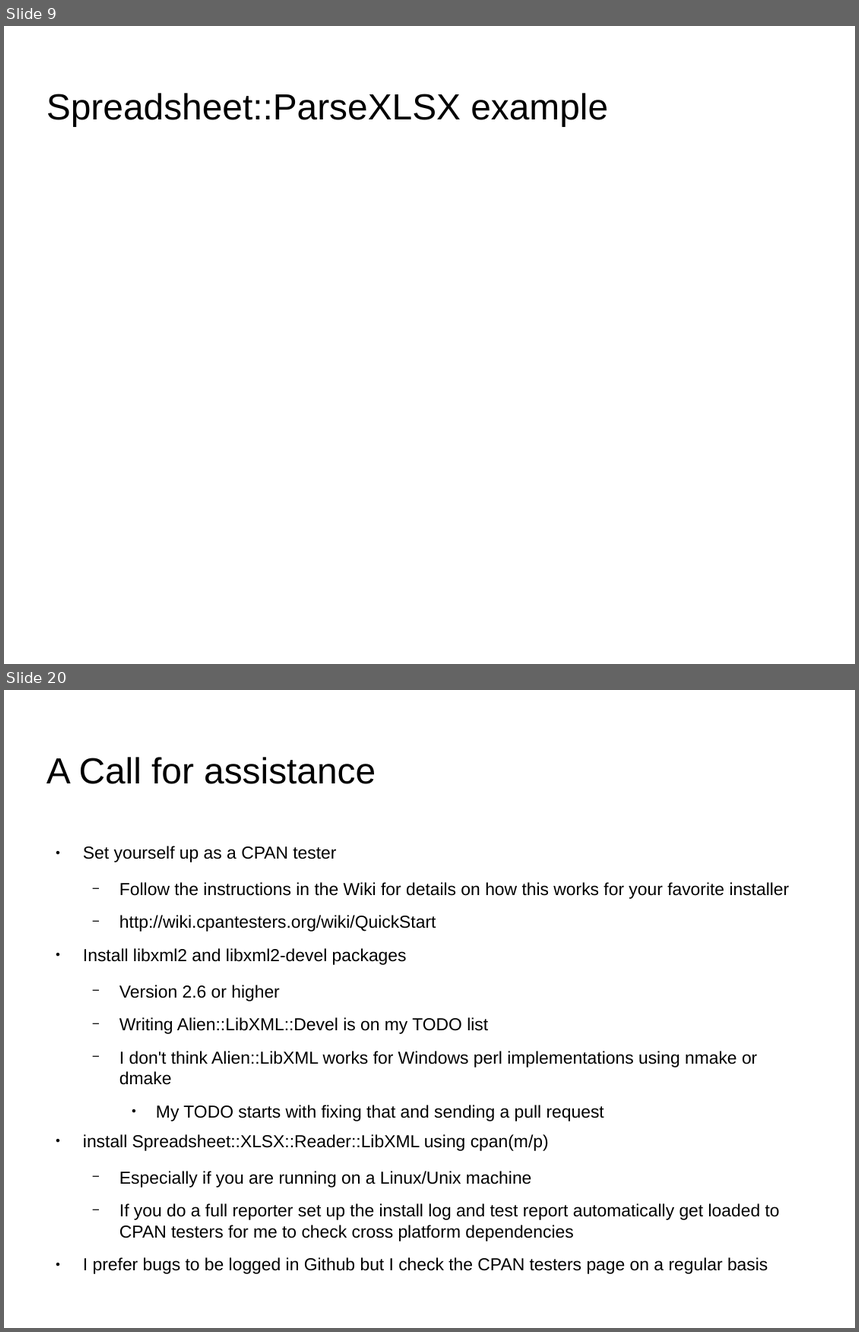
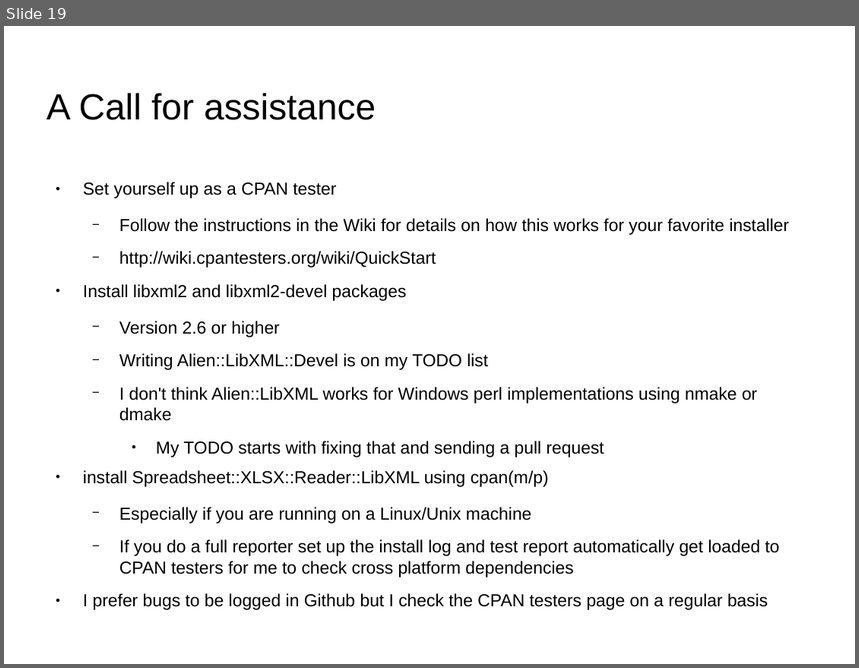
Before and after one commit to jandrew/Spreadsheet-XLSX-Reader-LibXML, a slide deck: Presentation/SVPerlTalk.odp. Shown one above the other, each under a label of ours: slides 9 and 20 before the commit, slide 19 after it; the slides between them are not shown. The pictures are 859x1332 and 859x668 pixels, drawn with LibreOffice and Linux fonts; fonts in the diff are those of the drawing; background and template pictures are left out. Boxes give left, top, right and bottom in pixels: in the first picture for what was removed or moved away, otherwise in the second. Text is boxed around its words. In the diff, an @@ line names an element or a change of style, - is before the commit and + after.

```diff
--- a/Presentation/SVPerlTalk.odp
+++ b/Presentation/SVPerlTalk.odp
@@ slide 9 removed at [4, 26, 855, 664], background picture (left out) @@
@@ title removed at [47, 93, 608, 126] @@
-Spreadsheet::ParseXLSX example
@@ what was slide 20 is now slide 19 @@
```
Also in this commit, not shown: 10 slides changed, 4 slides added, 4 other slides removed, 47 other files.
